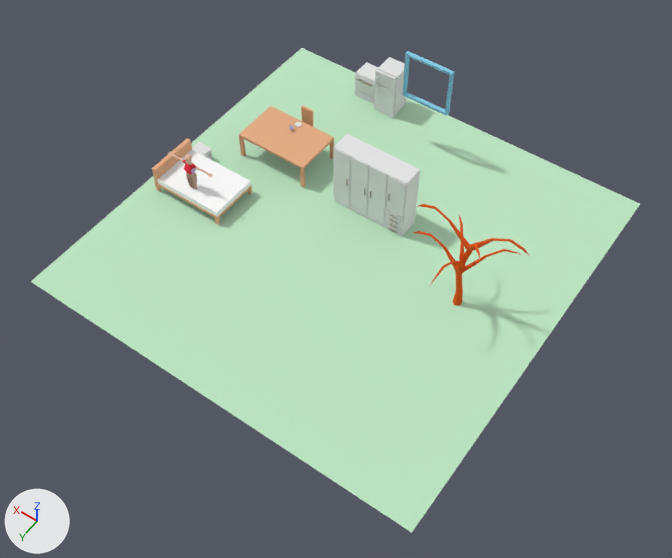
Before and after pictures for a commit that changed the Blender file OBJECTS VOLUME 1/OPEN_SORCER_ZMOD2.blend.
One viewpoint serves both versions: a camera (50 mm lens) standing at (-12.5, 18.1, 26.0) and looking at (-1.1, 2.1, 0.8). Lighting does not change. The marker at lower left points along +X, +Y and +Z.

The first picture shows 'Arvore.001', 'Geladeira', 'blusa', 'cabelo', 'cadeira', 'cama', 'colchão', 'criado mudo', 'fogão', 'guarda roupa', 'mesa', 'piso', 'quadro', 'zmod.001'.
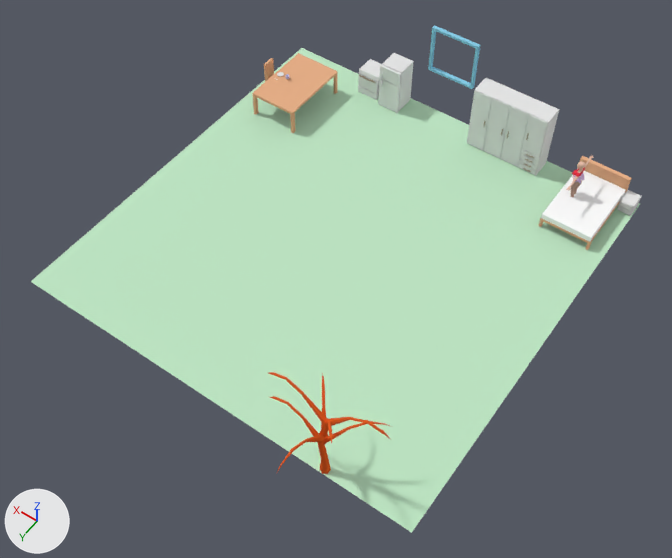
Pixel boxes (x1, y1, x2, y2) of what changed, in the pictures (672 x 558 px):
'guarda roupa', moved: before (333, 134, 420, 236); after (467, 78, 559, 176)
'colchão', moved, turned: before (158, 150, 251, 217); after (541, 171, 626, 242)
'mesa', moved, turned: before (239, 106, 334, 188); after (252, 53, 337, 133)
'Arvore.001', moved: before (413, 204, 530, 306); after (268, 372, 390, 474)
'Geladeira', moved: before (374, 57, 406, 118); after (378, 53, 414, 113)
'cama', moved, turned: before (152, 138, 252, 225); after (539, 156, 632, 250)
'quadro', moved: before (402, 51, 455, 116); after (428, 25, 481, 89)
'fogão', moved: before (355, 62, 378, 103); after (358, 59, 382, 100)
'criado mudo', moved, turned: before (192, 142, 213, 159); after (617, 190, 641, 216)
'zmod.001', moved, turned: before (168, 152, 213, 189); after (566, 155, 593, 197)
'cadeira', moved, turned: before (301, 105, 314, 127); after (264, 58, 274, 82)
'blusa', moved, turned: before (183, 160, 196, 175); after (572, 167, 585, 179)
'cabelo', moved, turned: before (191, 168, 196, 174); after (574, 173, 584, 183)
'alça do fogão', moved: before (356, 78, 372, 87); after (359, 75, 376, 83)

What the commit changed:
Object 'criado mudo' (ob_criado_mudo) moves from (7.11, -0.17, 0.0) to (-7.64, -7.57, 0.0).
Object 'criado mudo' (ob_criado_mudo) turns from (0, 0, 90) to (0, 0, 0) degrees about x, y and z.
Object 'fogão' (ob_fogão) moves from (3.85, -7.1, 0.24) to (3.85, -7.36, 0.24).
Object 'Arvore.001' (ob_arvore_001) moves from (0.0, 0.0, 0.0) to (0.0, 7.8, 0.0).
Object 'Geladeira' (ob_geladeira) moves from (2.71, -7.0, 1.02) to (2.71, -7.35, 1.02).
Object 'guarda roupa' (ob_guarda_roupa) moves from (0.0, -1.83, 1.0) to (-2.51, -7.42, 1.0).
Object 'colchão' (ob_colchão) moves from (5.75, 1.1, 0.56) to (-6.37, -6.21, 0.56).
Object 'colchão' (ob_colchão) turns from (0, 0, 0) to (0, 0, -90) degrees about x, y and z.
Object 'cama' (ob_cama) moves from (5.82, 1.1, 0.35) to (-6.37, -6.28, 0.35).
Object 'cama' (ob_cama) turns from (0, 0, 0) to (0, 0, -90) degrees about x, y and z.
Object 'cabelo' (ob_cabelo) moves from (5.88, 1.52, 1.54) to (-5.95, -6.35, 1.54).
Object 'cabelo' (ob_cabelo) turns from (102, 31, 73) to (102, 31, -17) degrees about x, y and z.
Object 'mesa' (ob_mesa) moves from (4.39, -2.25, 1.0) to (6.0, -4.96, 1.0).
Object 'mesa' (ob_mesa) turns from (0, 0, 0) to (0, 0, 90) degrees about x, y and z.
Object 'cadeira' (ob_cadeira) moves from (4.38, -3.35, 1.0) to (7.1, -4.96, 1.0).
Object 'cadeira' (ob_cadeira) turns from (0, 0, 0) to (0, 0, 90) degrees about x, y and z.
Object 'zmod.001' (ob_zmod_001) moves from (5.82, 1.61, 1.13) to (-5.85, -6.28, 1.13).
Object 'zmod.001' (ob_zmod_001) turns from (90, 0, 0) to (90, 0, -90) degrees about x, y and z.
Object 'calsa' (ob_calsa) moves from (5.82, 1.61, 1.13) to (-5.85, -6.28, 1.13).
Object 'blusa' (ob_blusa) moves from (5.82, 1.61, 1.13) to (-5.85, -6.28, 1.13).
Object 'blusa' (ob_blusa) turns from (90, 0, 0) to (90, 0, -90) degrees about x, y and z.
Object 'quadro' (ob_quadro) moves from (0.45, -5.89, 3.1) to (0.45, -7.76, 3.1).
